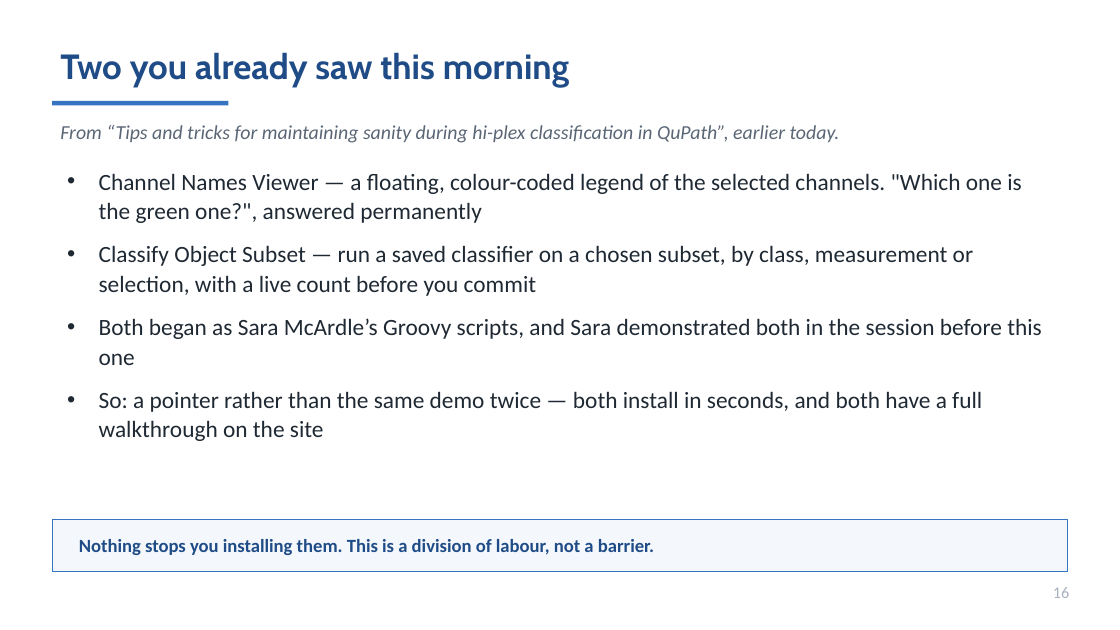
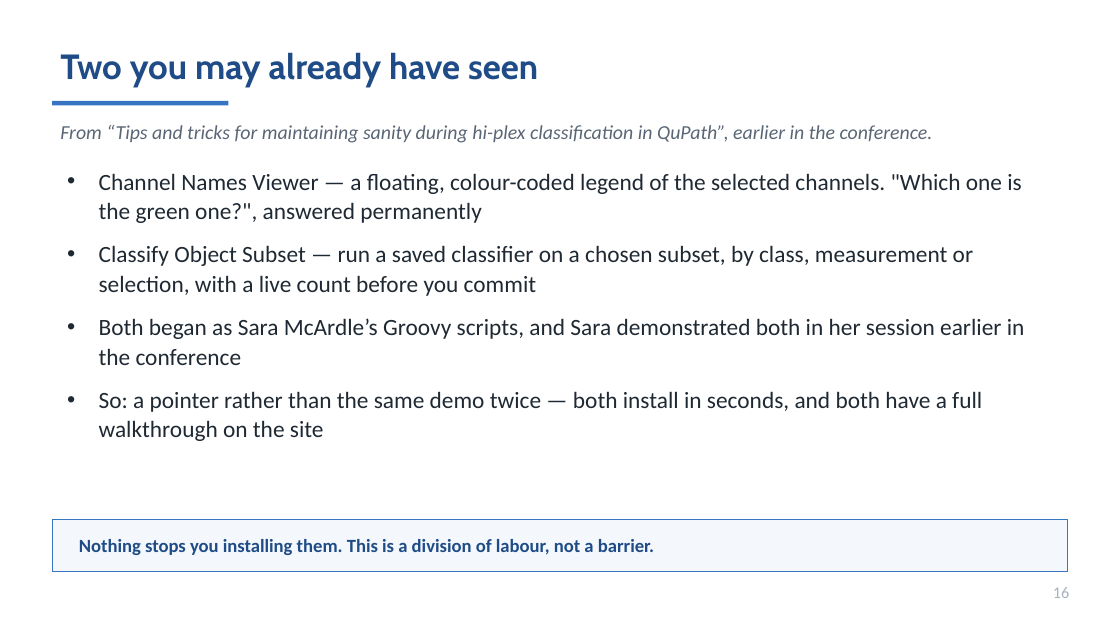
Before and after one commit to MichaelSNelson/BINA-I2K-2026-QuPath-Extensions, a slide deck: slide 16 of I2K_2026_QuPath_Extensions.pptx. Drawn at 1120x630 pixels with LibreOffice and Linux fonts; fonts in the diff are those of the drawing. Boxes give left, top, right and bottom in pixels: in the first picture for what was removed or moved away, otherwise in the second. Text is boxed around its words. In the diff, an @@ line names an element or a change of style, - is before the commit and + after.

```diff
--- a/I2K_2026_QuPath_Extensions.pptx
+++ b/I2K_2026_QuPath_Extensions.pptx
@@ text at (60, 52, 538, 88): text changed @@
-Two you already saw this morning
+Two you may already have seen
@@ text at (60, 125, 933, 143): text changed @@
-From “Tips and tricks for maintaining sanity during hi-plex classification in QuPath”, earlier today.
+From “Tips and tricks for maintaining sanity during hi-plex classification in QuPath”, earlier in the conference.
@@ text at (99, 318, 1025, 365): text changed @@
-• Both began as Sara McArdle’s Groovy scripts, and Sara demonstrated both in the session before this one
+• Both began as Sara McArdle’s Groovy scripts, and Sara demonstrated both in her session earlier in the conference
```
Also in this commit, not shown: 3 other slides changed, 7 other files.
